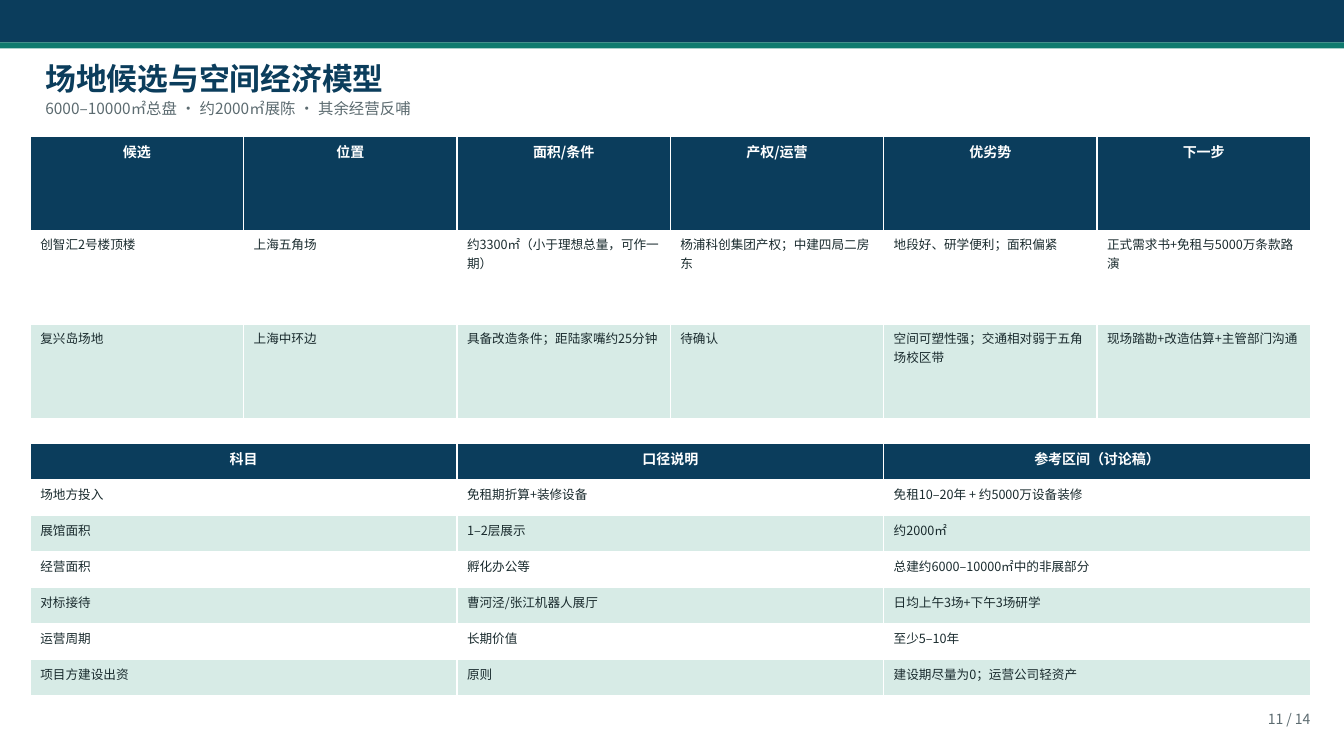
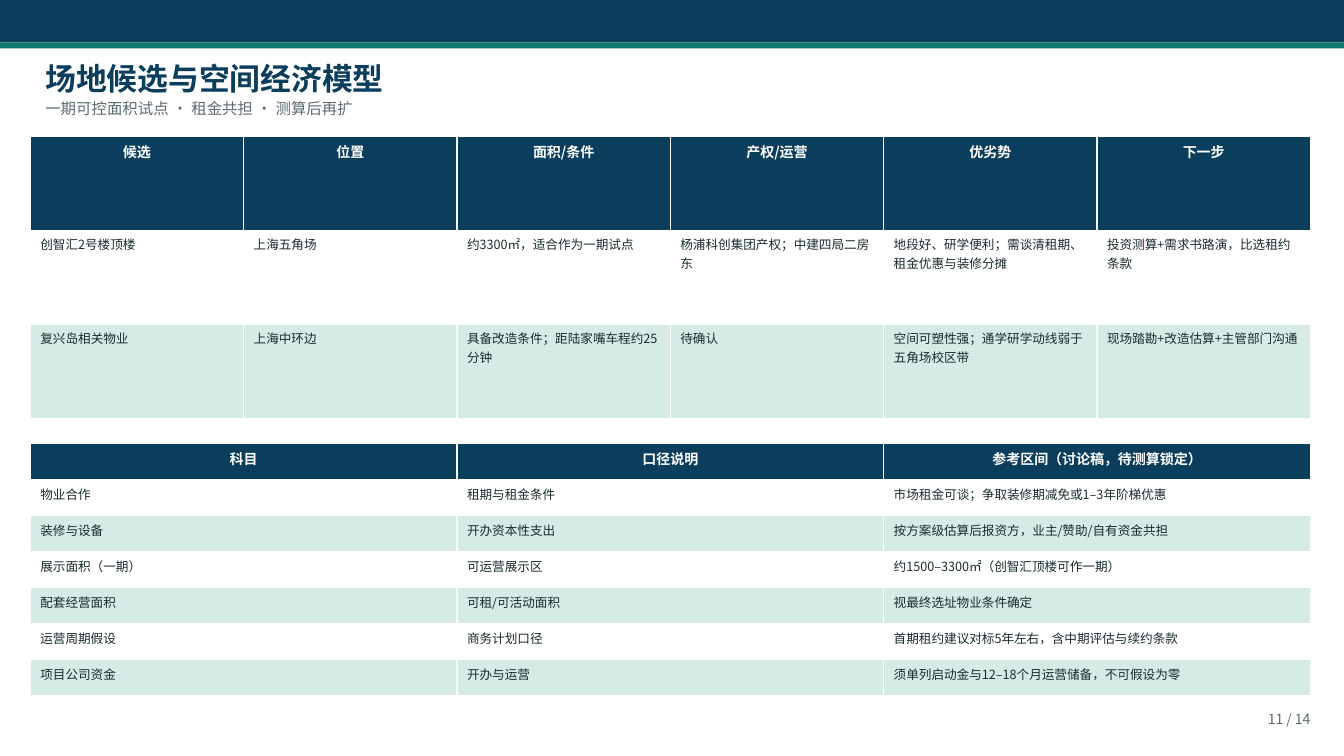
Before and after one commit to hujigang2010-maker/AIDEN, a slide deck: slide 11 of deliverables/上海AI博物馆_可执行落地方案.pptx. Drawn at 1344x756 pixels with LibreOffice and Linux fonts; fonts in the diff are those of the drawing. Boxes give left, top, right and bottom in pixels: in the first picture for what was removed or moved away, otherwise in the second. Text is boxed around its words. In the diff, an @@ line names an element or a change of style, - is before the commit and + after.

```diff
--- a/deliverables/上海AI博物馆_可执行落地方案.pptx
+++ b/deliverables/上海AI博物馆_可执行落地方案.pptx
@@ text at bbox=[45, 101, 353, 115]: text changed @@
-6000–10000㎡总盘 · 约2000㎡展陈 · 其余经营反哺
+一期可控面积试点 · 租金共担 · 测算后再扩
@@ table at bbox=[30, 136, 1313, 418] @@
-row 2: 创智汇2号楼顶楼 | 上海五角场 | 约3300㎡（小于理想总量，可作一期） | 杨浦科创集团产权；中建四局二房东 | 地段好、研学便利；面积偏紧 | 正式需求书+免租与5000万条款路演
+row 2: 创智汇2号楼顶楼 | 上海五角场 | 约3300㎡，适合作为一期试点 | 杨浦科创集团产权；中建四局二房东 | 地段好、研学便利；需谈清租期、租金优惠与装修分摊 | 投资测算+需求书路演，比选租约条款
-row 3: 复兴岛场地 | 上海中环边 | 具备改造条件；距陆家嘴约25分钟 | 待确认 | 空间可塑性强；交通相对弱于五角场校区带 | 现场踏勘+改造估算+主管部门沟通
+row 3: 复兴岛相关物业 | 上海中环边 | 具备改造条件；距陆家嘴车程约25分钟 | 待确认 | 空间可塑性强；通学研学动线弱于五角场校区带 | 现场踏勘+改造估算+主管部门沟通
@@ table at bbox=[30, 444, 1310, 696] @@
-row 1, column 3: 参考区间（讨论稿）
+row 1, column 3: 参考区间（讨论稿，待测算锁定）
-row 2: 场地方投入 | 免租期折算+装修设备 | 免租10–20年 + 约5000万设备装修
+row 2: 物业合作 | 租期与租金条件 | 市场租金可谈；争取装修期减免或1–3年阶梯优惠
-row 3: 展馆面积 | 1–2层展示 | 约2000㎡
+row 3: 装修与设备 | 开办资本性支出 | 按方案级估算后报资方，业主/赞助/自有资金共担
-row 4: 经营面积 | 孵化办公等 | 总建约6000–10000㎡中的非展部分
+row 4: 展示面积（一期） | 可运营展示区 | 约1500–3300㎡（创智汇顶楼可作一期）
-row 5: 对标接待 | 曹河泾/张江机器人展厅 | 日均上午3场+下午3场研学
+row 5: 配套经营面积 | 可租/可活动面积 | 视最终选址物业条件确定
-row 6: 运营周期 | 长期价值 | 至少5–10年
+row 6: 运营周期假设 | 商务计划口径 | 首期租约建议对标5年左右，含中期评估与续约条款
-row 7: 项目方建设出资 | 原则 | 建设期尽量为0；运营公司轻资产
+row 7: 项目公司资金 | 开办与运营 | 须单列启动金与12–18个月运营储备，不可假设为零
```
Also in this commit, not shown: 13 other slides changed, 7 other files.
